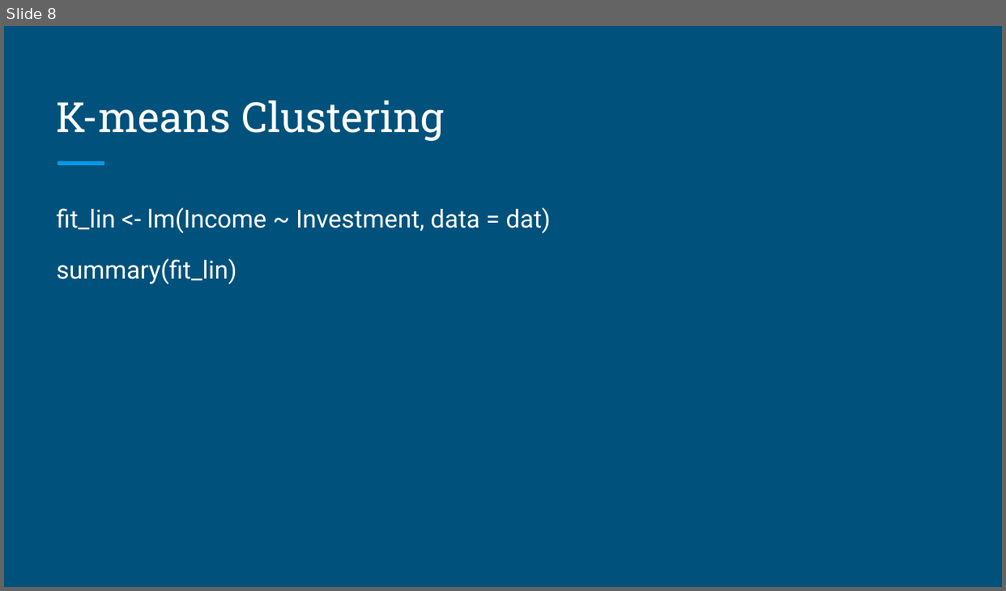
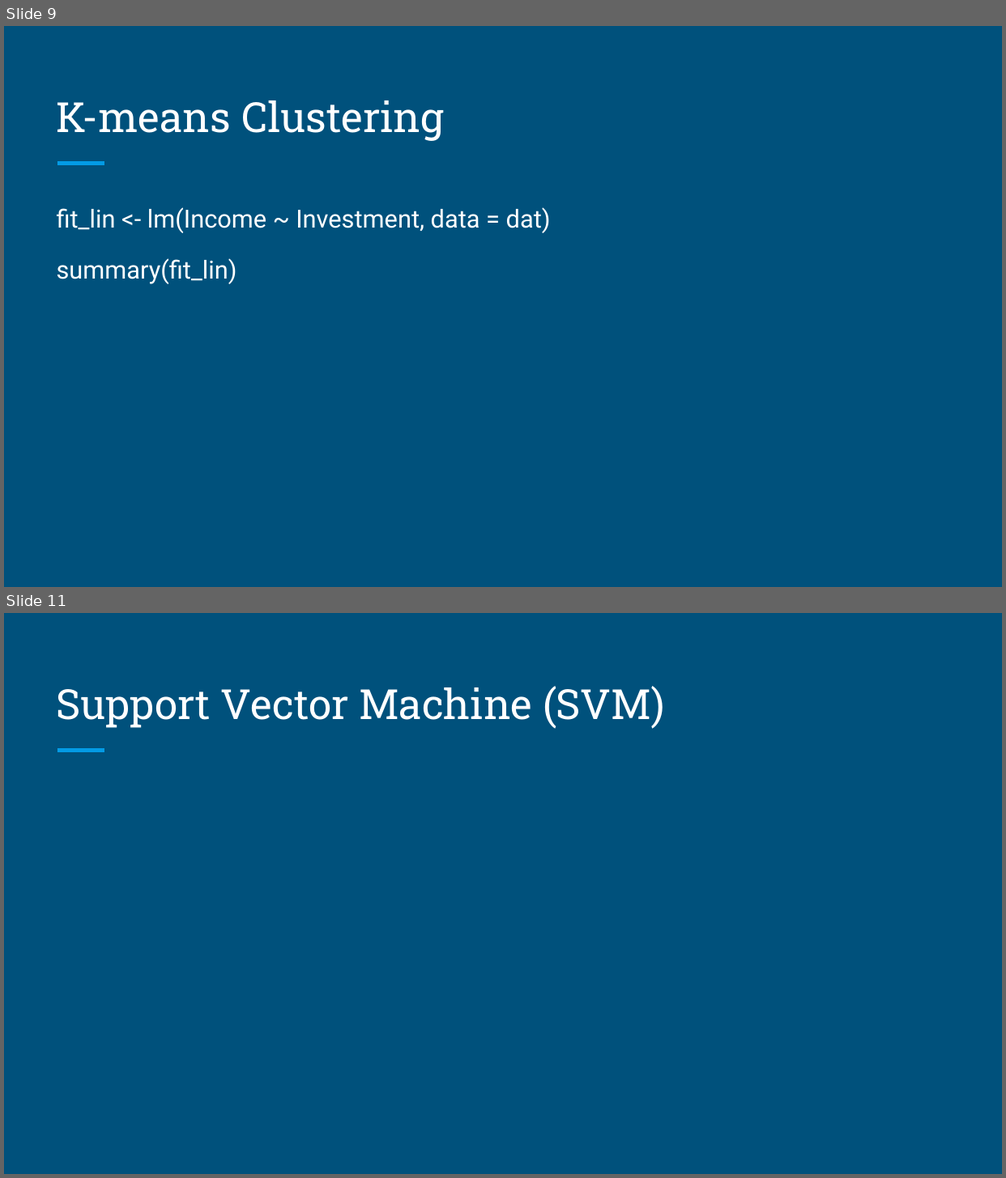
Before and after one commit to brandonyph/APB-Workshop-DataAnalyticsEssentials, a slide deck: Week 7-Model Basics and Building/Week 7-Model Basics and Building.pptx. Shown one above the other, each under a label of ours: slide 8 before the commit, slides 9 and 11 after it; the slides between them are not shown. The pictures are 1006x591 and 1006x1178 pixels, drawn with LibreOffice and Linux fonts; fonts in the diff are those of the drawing. Boxes give left, top, right and bottom in pixels: in the first picture for what was removed or moved away, otherwise in the second. Text is boxed around its words. In the diff, an @@ line names an element or a change of style, - is before the commit and + after.

```diff
--- a/Week 7-Model Basics and Building/Week 7-Model Basics and Building.pptx
+++ b/Week 7-Model Basics and Building/Week 7-Model Basics and Building.pptx
@@ slide 11 added at bbox=[4, 613, 1002, 1174], background #00517C; not listed: 1 template element that a slide beside it also shows @@
@@ title added at bbox=[57, 686, 665, 729], 30 pt, text #FFFFFF @@
+Support Vector Machine (SVM)
@@ what was slide 8 is now slide 9 @@
```
Also in this commit, not shown: 6 slides changed, 7 other slides added.
